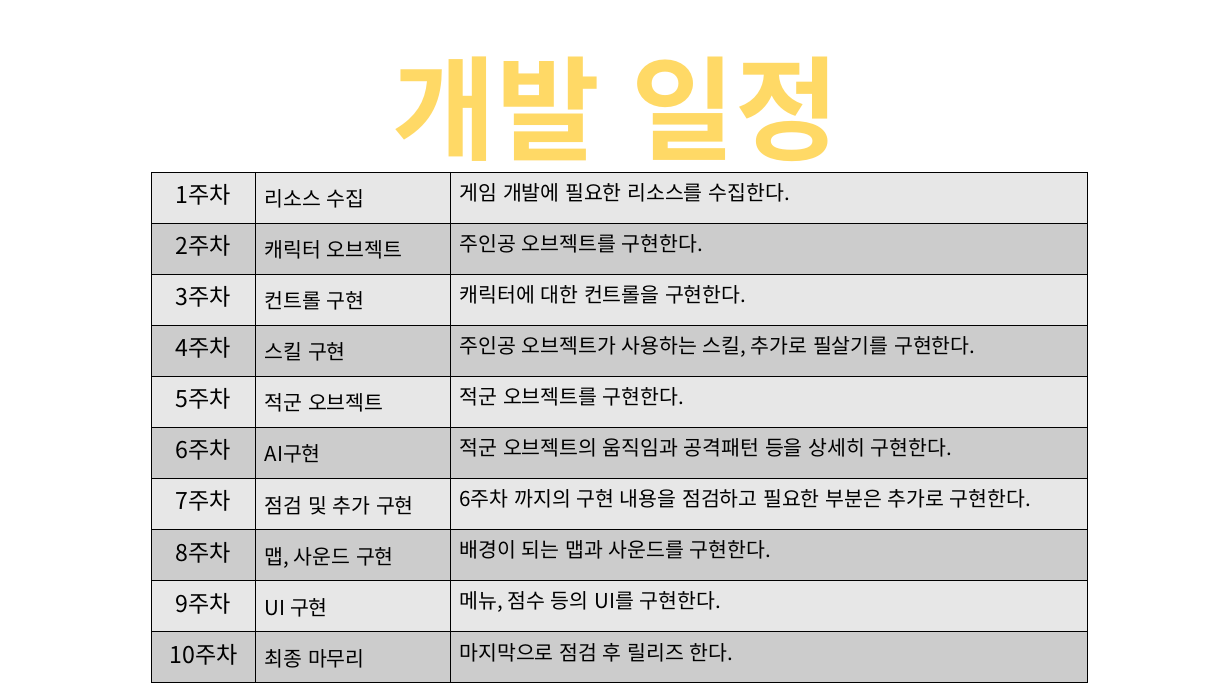
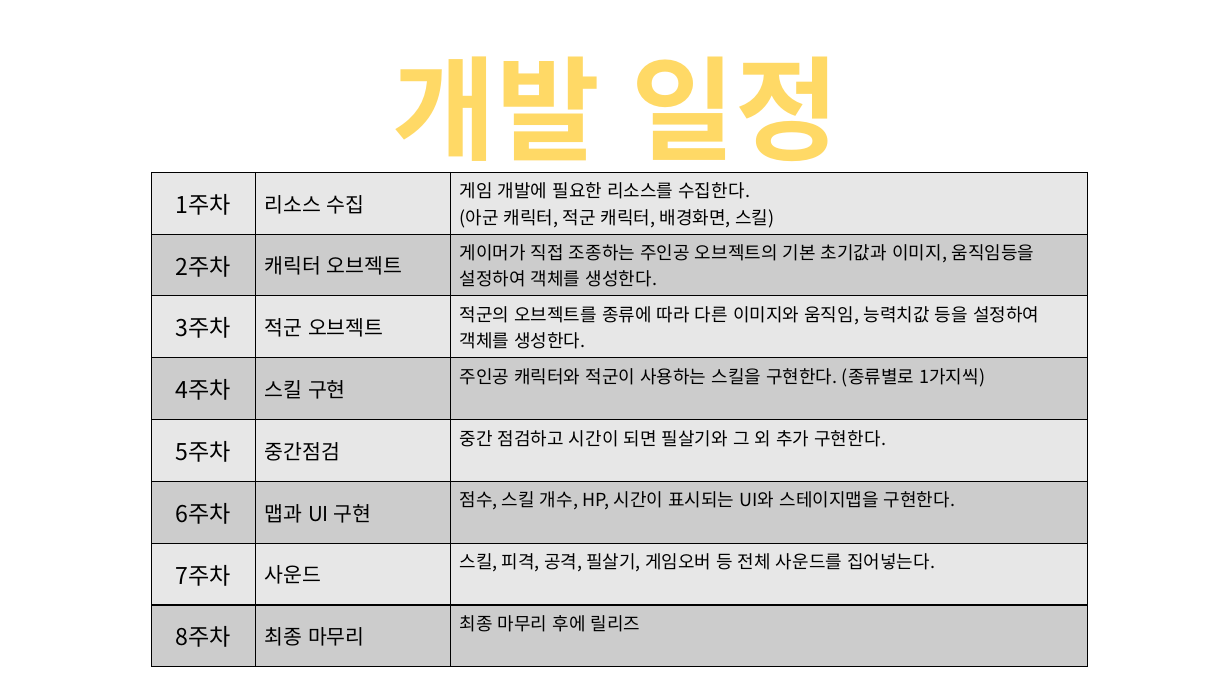
Before and after one commit to eheh5454/2017_2DGP, a slide deck: slide 6 of 기획발표.pptx. Drawn at 1232x693 pixels with LibreOffice and Linux fonts; fonts in the diff are those of the drawing; background and template pictures are left out. Boxes give left, top, right and bottom in pixels: in the first picture for what was removed or moved away, otherwise in the second. Text is boxed around its words. In the diff, an @@ line names an element or a change of style, - is before the commit and + after.

```diff
--- a/기획발표.pptx
+++ b/기획발표.pptx
@@ table at (152, 172, 1087, 666) @@
-row 1: 1주차 | 리소스 수집 | 게임 개발에 필요한 리소스를 수집한다.
-row 2: 2주차 | 캐릭터 오브젝트 | 주인공 오브젝트를 구현한다.
-row 3: 3주차 | 컨트롤 구현 | 캐릭터에 대한 컨트롤을 구현한다.
-row 4: 4주차 | 스킬 구현 | 주인공 오브젝트가 사용하는 스킬, 추가로 필살기를 구현한다.
-row 5: 5주차 | 적군 오브젝트 | 적군 오브젝트를 구현한다.
-row 6: 6주차 | AI구현 | 적군 오브젝트의 움직임과 공격패턴 등을 상세히 구현한다.
-row 7: 7주차 | 점검 및 추가 구현 | 6주차 까지의 구현 내용을 점검하고 필요한 부분은 추가로 구현한다.
-row 8: 8주차 | 맵, 사운드 구현 | 배경이 되는 맵과 사운드를 구현한다.
-row 9: 9주차 | UI 구현 | 메뉴, 점수 등의 UI를 구현한다.
-row 10: 10주차 | 최종 마무리 | 마지막으로 점검 후 릴리즈 한다.
+row 1: 1주차 | 리소스 수집 | 게임 개발에 필요한 리소스를 수집한다. / (아군 캐릭터, 적군 캐릭터, 배경화면, 스킬)
+row 2: 2주차 | 캐릭터 오브젝트 | 게이머가 직접 조종하는 주인공 오브젝트의 기본 초기값과 이미지, 움직임등을 설정하여 객체를 생성한다.
+row 3: 3주차 | 적군 오브젝트 | 적군의 오브젝트를 종류에 따라 다른 이미지와 움직임, 능력치값 등을 설정하여 객체를 생성한다.
+row 4: 4주차 | 스킬 구현 | 주인공 캐릭터와 적군이 사용하는 스킬을 구현한다. (종류별로 1가지씩)
+row 5: 5주차 | 중간점검 | 중간 점검하고 시간이 되면 필살기와 그 외 추가 구현한다.
+row 6: 6주차 | 맵과 UI 구현 | 점수, 스킬 개수, HP, 시간이 표시되는 UI와 스테이지맵을 구현한다.
+row 7: 7주차 | 사운드 | 스킬, 피격, 공격, 필살기, 게임오버 등 전체 사운드를 집어넣는다.
+row 8: 8주차 | 최종 마무리 | 최종 마무리 후에 릴리즈
```
Also in this commit, not shown: 1 other slide changed.
